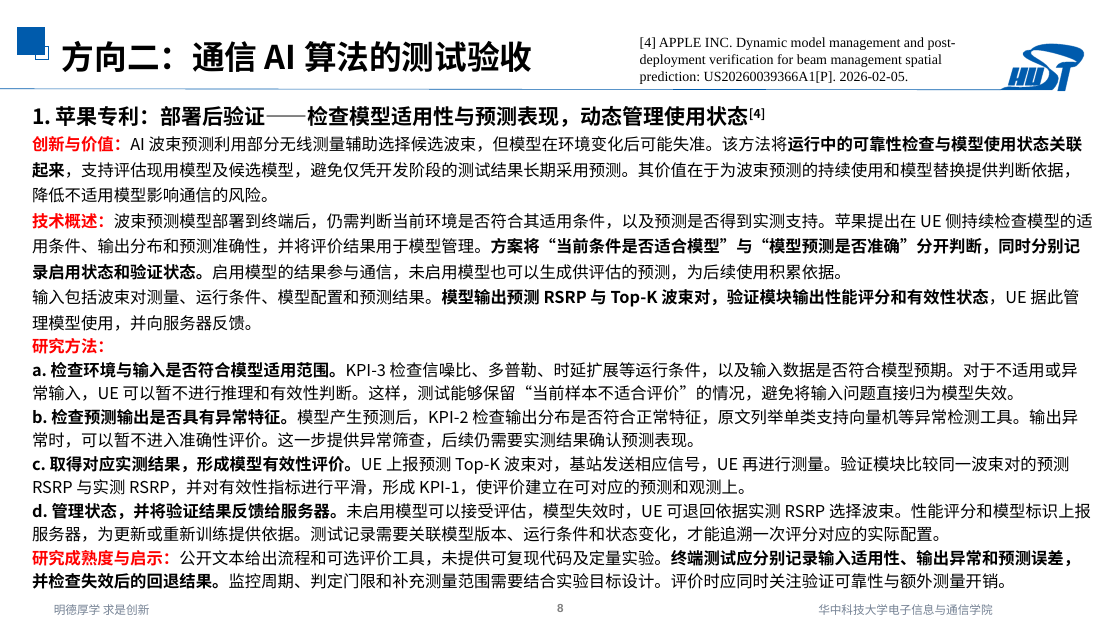
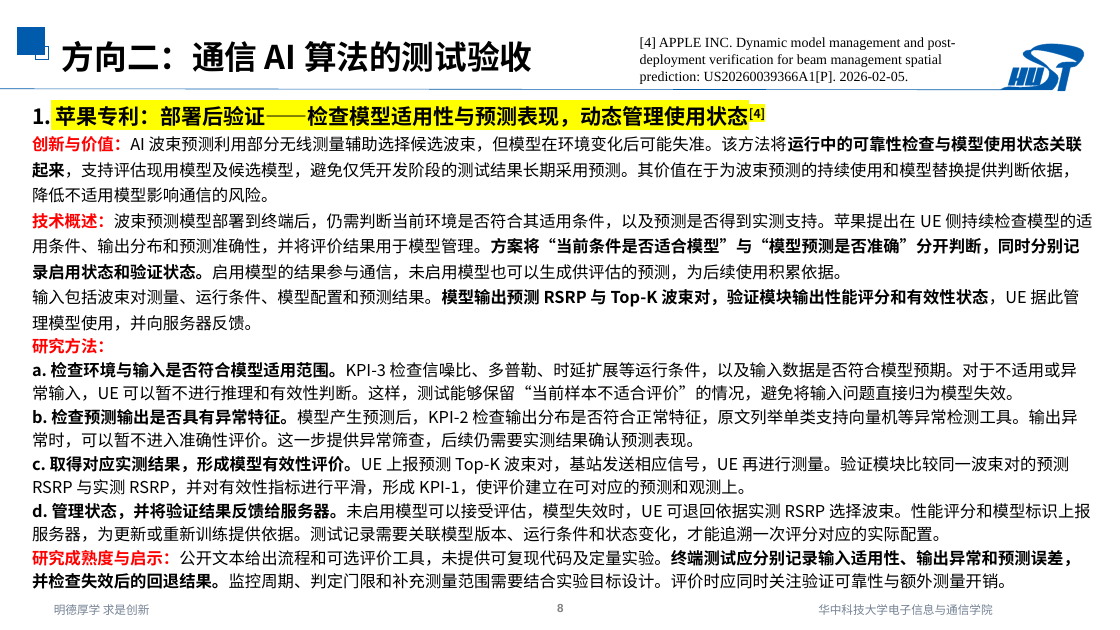
Before and after one commit to strings-pixel/self, a slide deck: slide 8 of 2026.10.10AI与通信融合研究进展调研三.pptx. Drawn at 1120x630 pixels with LibreOffice and Linux fonts; fonts in the diff are those of the drawing. Boxes give left, top, right and bottom in pixels: in the first picture for what was removed or moved away, otherwise in the second. Text is boxed around its words. In the diff, an @@ line names an element or a change of style, - is before the commit and + after.

```diff
--- a/2026.10.10AI与通信融合研究进展调研三.pptx
+++ b/2026.10.10AI与通信融合研究进展调研三.pptx
@@ text at (32, 106, 765, 127): highlight none to #FFFF00 in "苹果专利：部署后验证——检查模型适用性与预测表现，动态管理使用状态[4]" @@
```
Also in this commit, not shown: 3 other slides changed.
